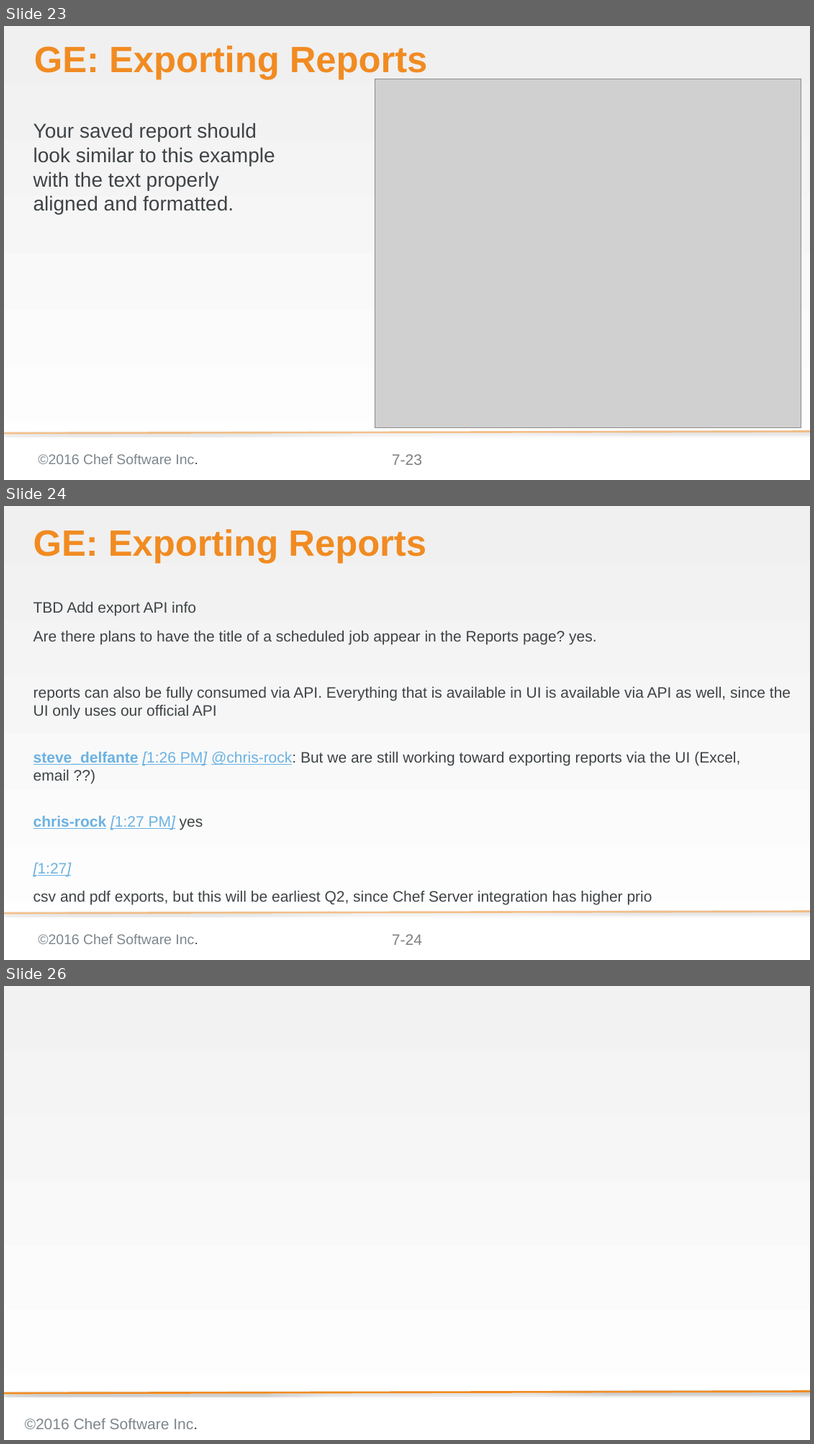
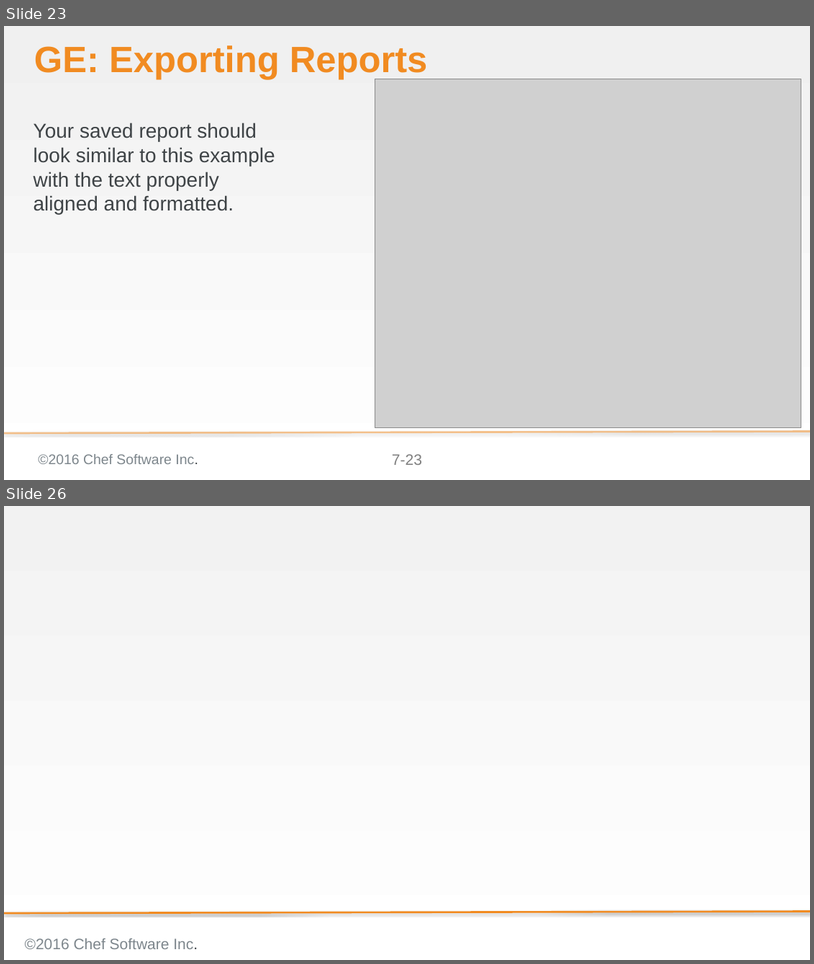
Before and after one commit to bchamby/chef-compliance-installation-configuration-operation, a slide deck: 07-scheduling-scans-reports.pptx. Shown one above the other, each under a label of ours: slides 23, 24 and 26 before the commit, slides 23 and 26 after it; the slides between them are not shown. The pictures are 814x1444 and 814x964 pixels, drawn with LibreOffice and Linux fonts; fonts in the diff are those of the drawing; grey boxes stand for pictures; background and template pictures are left out. Boxes give left, top, right and bottom in pixels: in the first picture for what was removed or moved away, otherwise in the second. Text is boxed around its words. In the diff, an @@ line names an element or a change of style, - is before the commit and + after.

```diff
--- a/07-scheduling-scans-reports.pptx
+++ b/07-scheduling-scans-reports.pptx
@@ slide 24 removed at box(4, 506, 810, 960), background gradient #F0F0F0 to #FFFFFF; not listed: 3 template elements that a slide beside it also shows @@
@@ title removed at box(34, 529, 427, 564) @@
-GE: Exporting Reports
@@ text removed at box(34, 602, 791, 904) @@
-TBD Add export API info
-Are there plans to have the title of a scheduled job appear in the Reports page? yes.
-reports can also be fully consumed via API. Everything that is available in UI is available via API as well, since the UI only uses our official API
-steve_delfante [1:26 PM] @chris-rock: But we are still working toward exporting reports via the UI (Excel, email ??)
-chris-rock [1:27 PM] yes
-[1:27]
-csv and pdf exports, but this will be earliest Q2, since Chef Server integration has higher prio
```
Also in this commit, not shown: 1 slide changed, 1 slide added, 1 other file.
